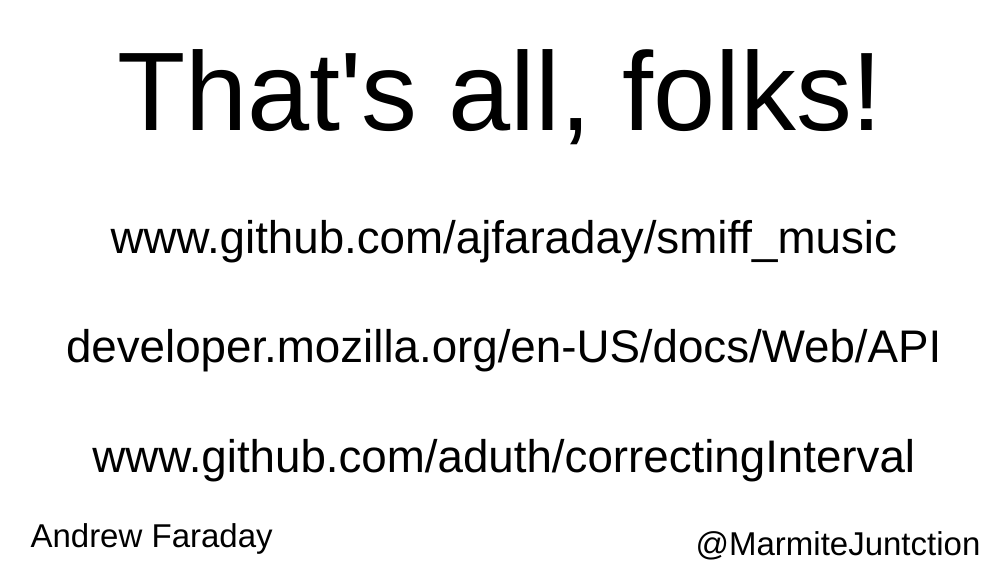
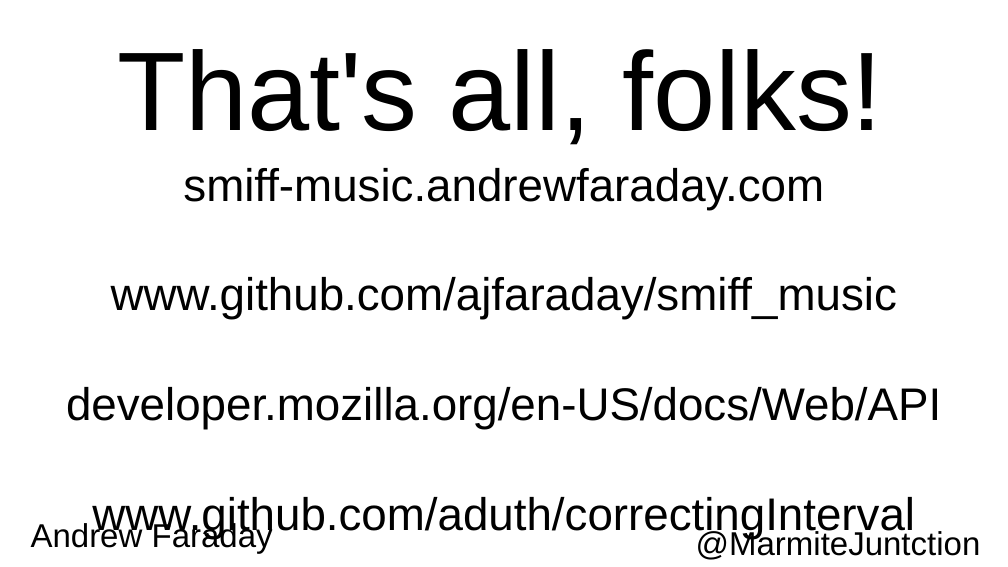
Before and after one commit to AJFaraday/conference-repo, a slide deck: slide 19 of talks/SMIFF/pres.odp (slide 18 before the commit). Drawn at 1008x567 pixels with LibreOffice and Linux fonts; fonts in the diff are those of the drawing. Boxes give left, top, right and bottom in pixels: in the first picture for what was removed or moved away, otherwise in the second. Text is boxed around its words. In the diff, an @@ line names an element or a change of style, - is before the commit and + after.

```diff
--- a/talks/SMIFF/pres.odp
+++ b/talks/SMIFF/pres.odp
@@ text "smiff-music.andrewfaraday.com": place and size @@
-text "smiff-music.andrewfaraday.com" at bbox=[66, 220, 941, 481]
+text "smiff-music.andrewfaraday.com" at bbox=[66, 168, 941, 539]
@@ text at bbox=[183, 168, 824, 210]: paragraph added @@
+smiff-music.andrewfaraday.com
```
Also in this commit, not shown: 1 slide added.
